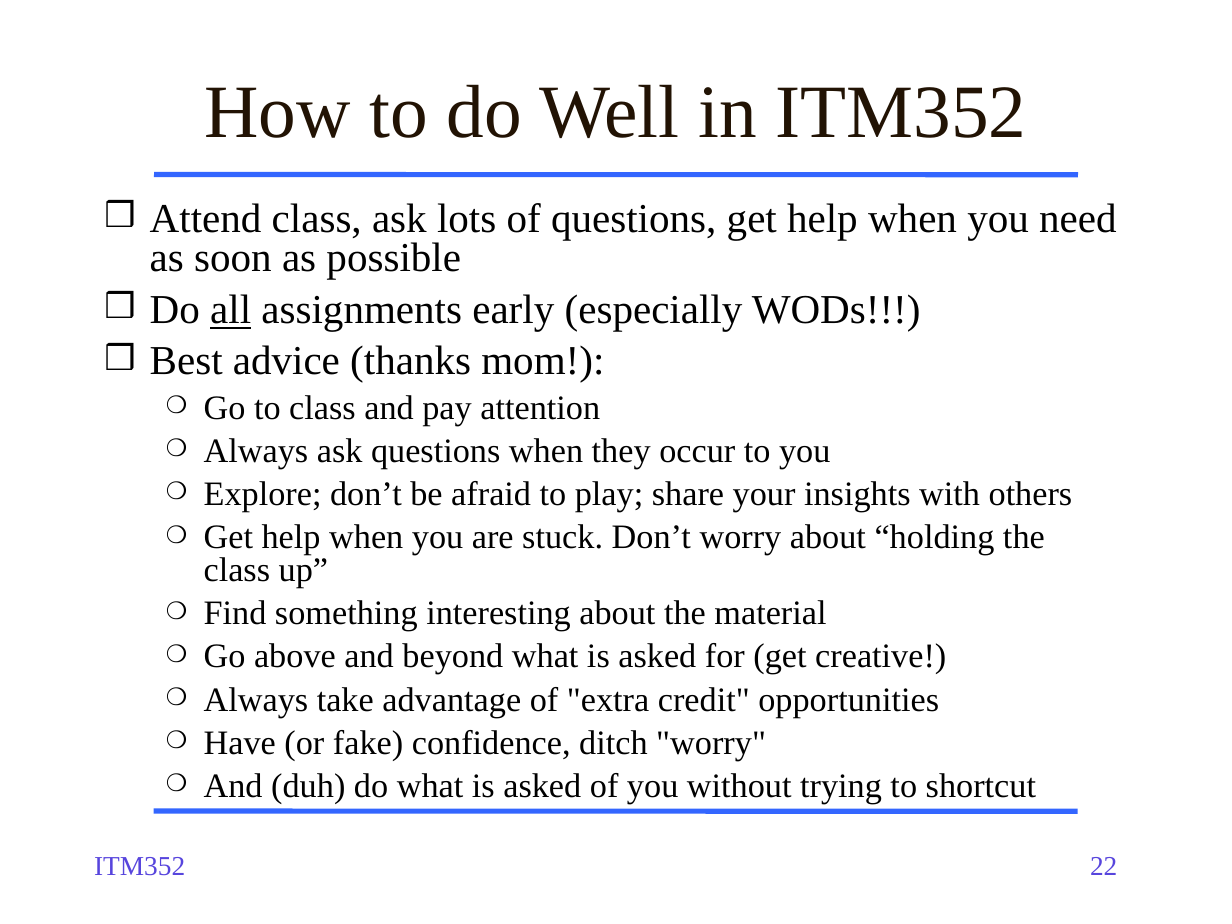
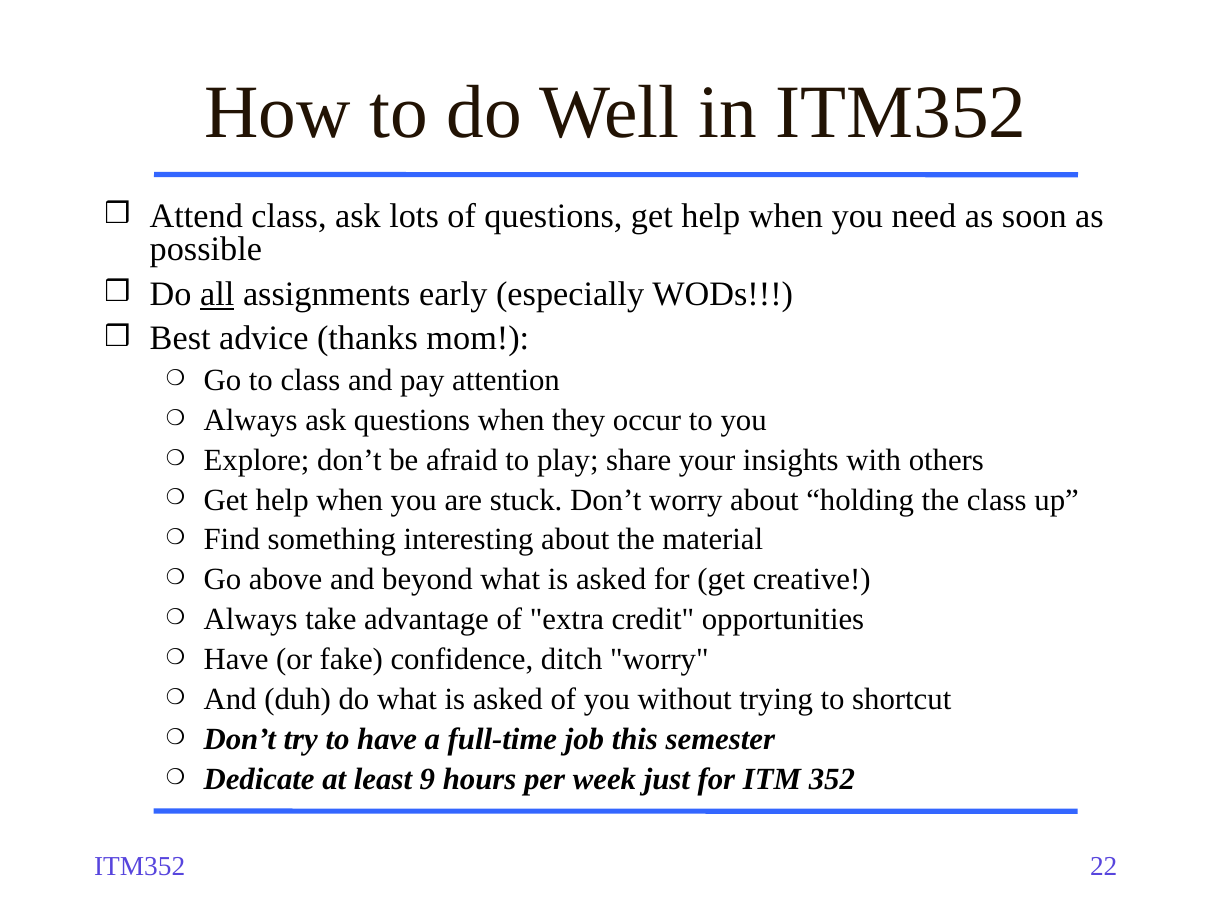
Before and after one commit to dport96/ITM352, a slide deck: slide 22 of morea/010.introduction/ITM352_01_intro.pptx. Drawn at 1232x924 pixels with LibreOffice and Linux fonts; fonts in the diff are those of the drawing. Boxes give left, top, right and bottom in pixels: in the first picture for what was removed or moved away, otherwise in the second. Text is boxed around its words. In the diff, an @@ line names an element or a change of style, - is before the commit and + after.

```diff
--- a/morea/010.introduction/ITM352_01_intro.pptx
+++ b/morea/010.introduction/ITM352_01_intro.pptx
@@ text at (150,203,1104,715): size 24 to 20 pt in "Attend class, ask lots of questions, get ...", "Do all assignments early (especially WODs!!!)", "Best advice (thanks mom!):"; size 20 to 18 pt in "Go to class and pay attention", "Always ask questions when they occur to ...", "Explore; don’t be afraid to play; share ...", "Get help when you are stuck. Don’t ..." and 5 more places @@
@@ text at (204,727,855,795): paragraphs added @@
+  ❍ Don’t try to have a full-time job this semester
+  ❍ Dedicate at least 9 hours per week just for ITM 352
```
